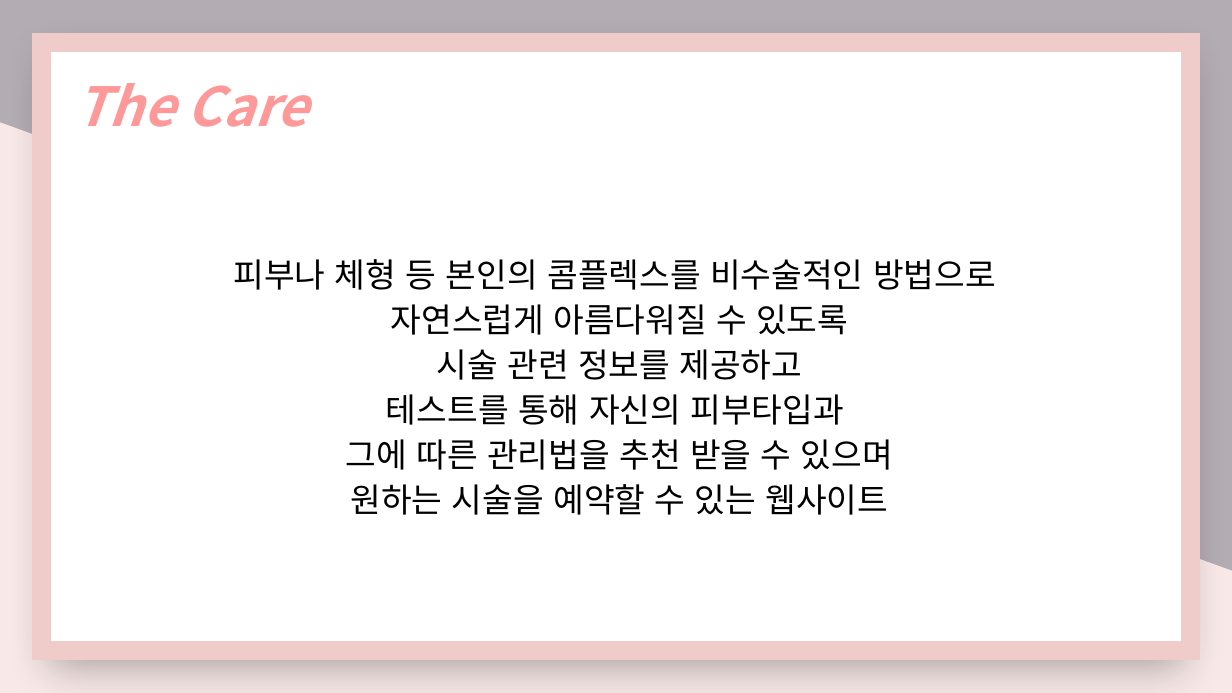
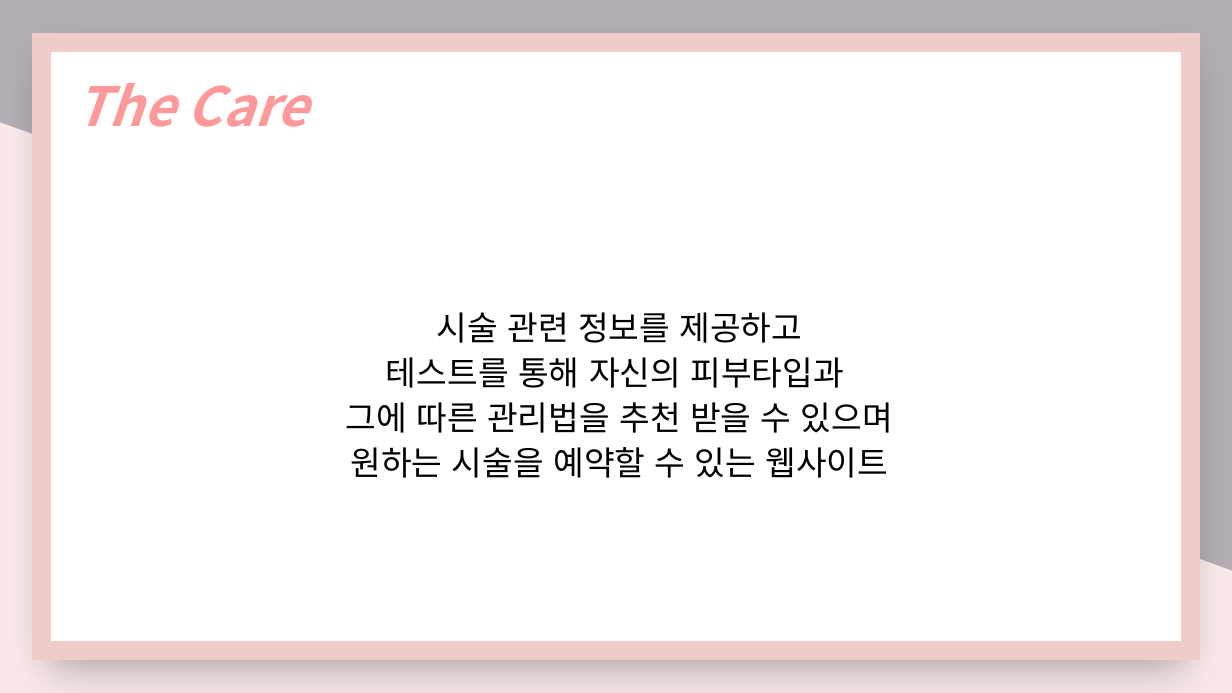
Before and after one commit to nimi2838/thecare, a slide deck: slide 3 of 졸작 기획서.pptx. Drawn at 1232x693 pixels with LibreOffice and Linux fonts; fonts in the diff are those of the drawing. Boxes give left, top, right and bottom in pixels: in the first picture for what was removed or moved away, otherwise in the second. Text is boxed around its words. In the diff, an @@ line names an element or a change of style, - is before the commit and + after.

```diff
--- a/졸작 기획서.pptx
+++ b/졸작 기획서.pptx
@@ text at box(234, 259, 996, 335): paragraphs removed @@
-피부나 체형 등 본인의 콤플렉스를 비수술적인 방법으로
-자연스럽게 아름다워질 수 있도록
```
Also in this commit, not shown: 7 other slides changed, 2 slides added, 5 other files.
